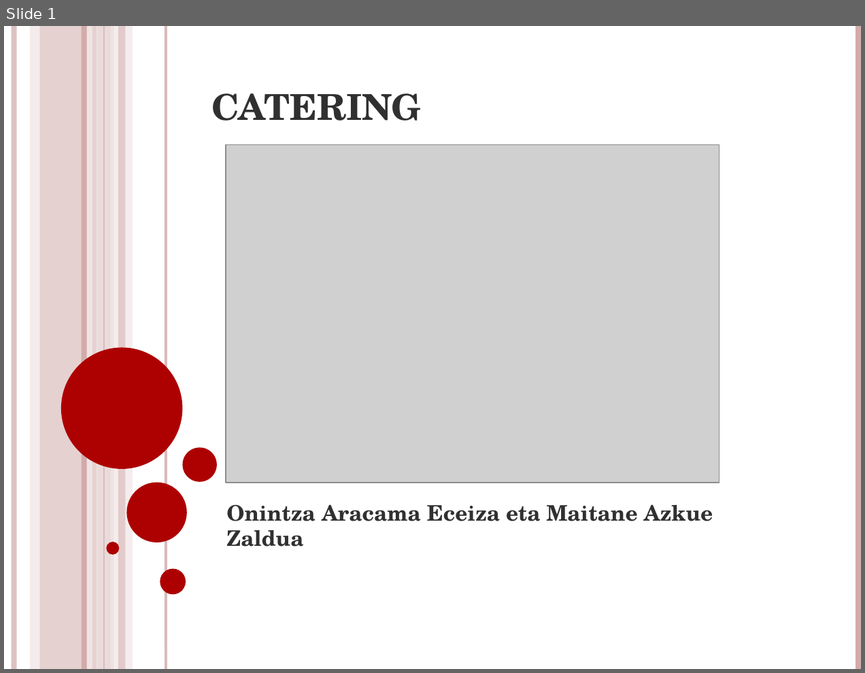
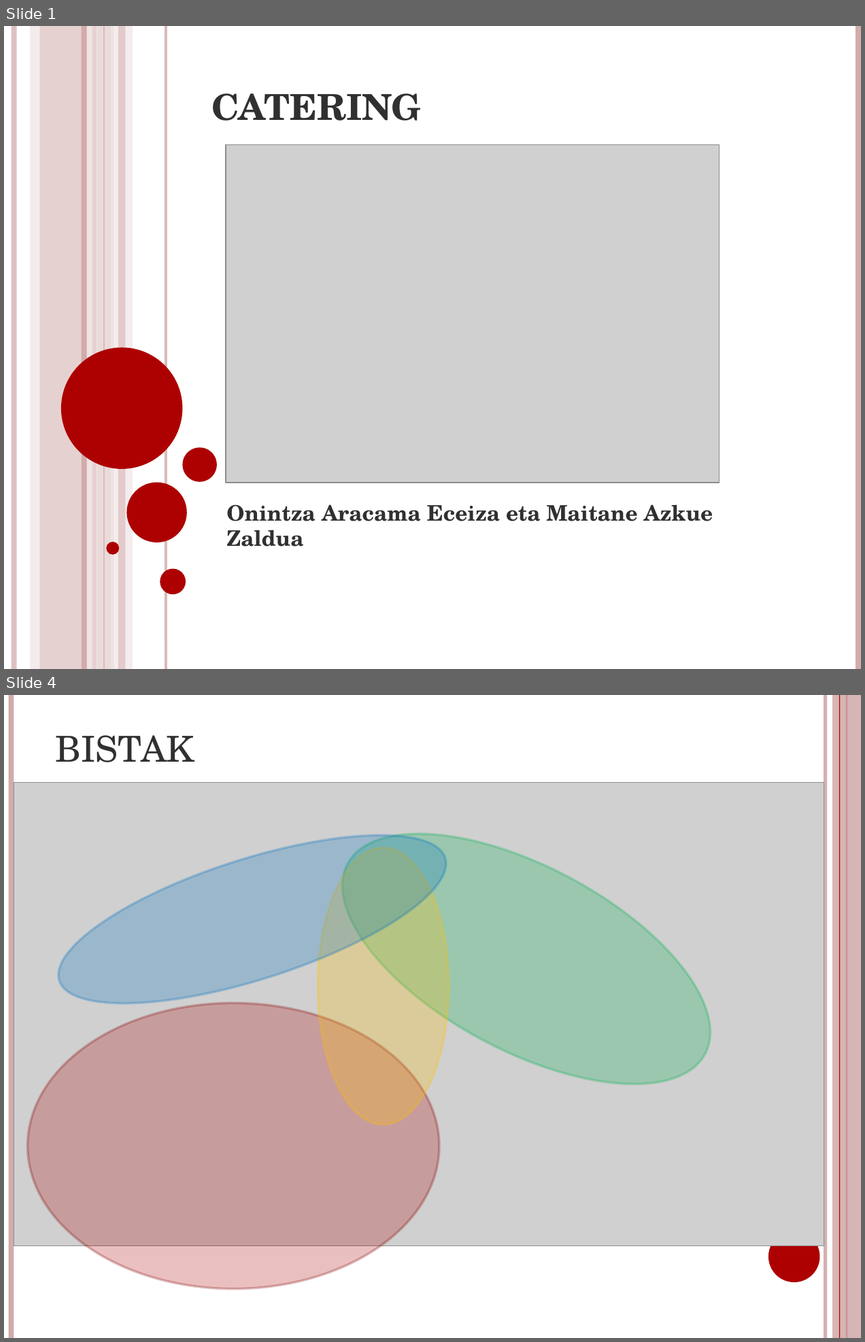
Before and after one commit to mazkue004/wso001m004, a slide deck: ikasleak/DBD/CATERING.pptx. Shown one above the other, each under a label of ours: slide 1 before the commit, slides 1 and 4 after it; the slides between them are not shown. The pictures are 865x673 and 865x1342 pixels, drawn with LibreOffice and Linux fonts; fonts in the diff are those of the drawing; grey boxes stand for pictures. Boxes give left, top, right and bottom in pixels: in the first picture for what was removed or moved away, otherwise in the second. Text is boxed around its words. In the diff, an @@ line names an element or a change of style, - is before the commit and + after.

```diff
--- a/ikasleak/DBD/CATERING.pptx
+++ b/ikasleak/DBD/CATERING.pptx
@@ slide 4 added at [4,695,861,1338], background #FFFFFF @@
@@ line added from (11, 695) to (11, 1338), #D3ABAB 4.5 pt @@
@@ line added from (825, 695) to (825, 1338), #D3ABAB 3 pt @@
@@ rectangle added at [832,695,861,1338], fill #D3ABAB at 87% opacity @@
@@ line added from (839, 695) to (839, 1338), #AD0101 0.75 pt @@
@@ line added from (847, 695) to (847, 1338), #AD0101 1.5 pt @@
@@ title added at [55,735,194,762], 30 pt, text #303030, small capitals @@
+BISTAK
@@ picture added at [14,783,824,1246] @@
@@ ellipse added at [304,782,747,1135], fill #00B050 at 25% opacity, outline #00B050 2 pt @@
@@ ellipse added at [41,800,462,1038], fill #0070C0 at 25% opacity, outline #0070C0 2 pt @@
@@ ellipse added at [317,847,449,1124], fill #FFC000 at 25% opacity, outline #FFC000 2 pt @@
@@ ellipse added at [28,1002,439,1288], fill #AD0101 at 25% opacity, outline #800101 2 pt @@
@@ ellipse added at [768,1231,820,1282], fill #AD0101 @@
```
Also in this commit, not shown: 6 other slides added, 2 slides removed, 4 other files.
